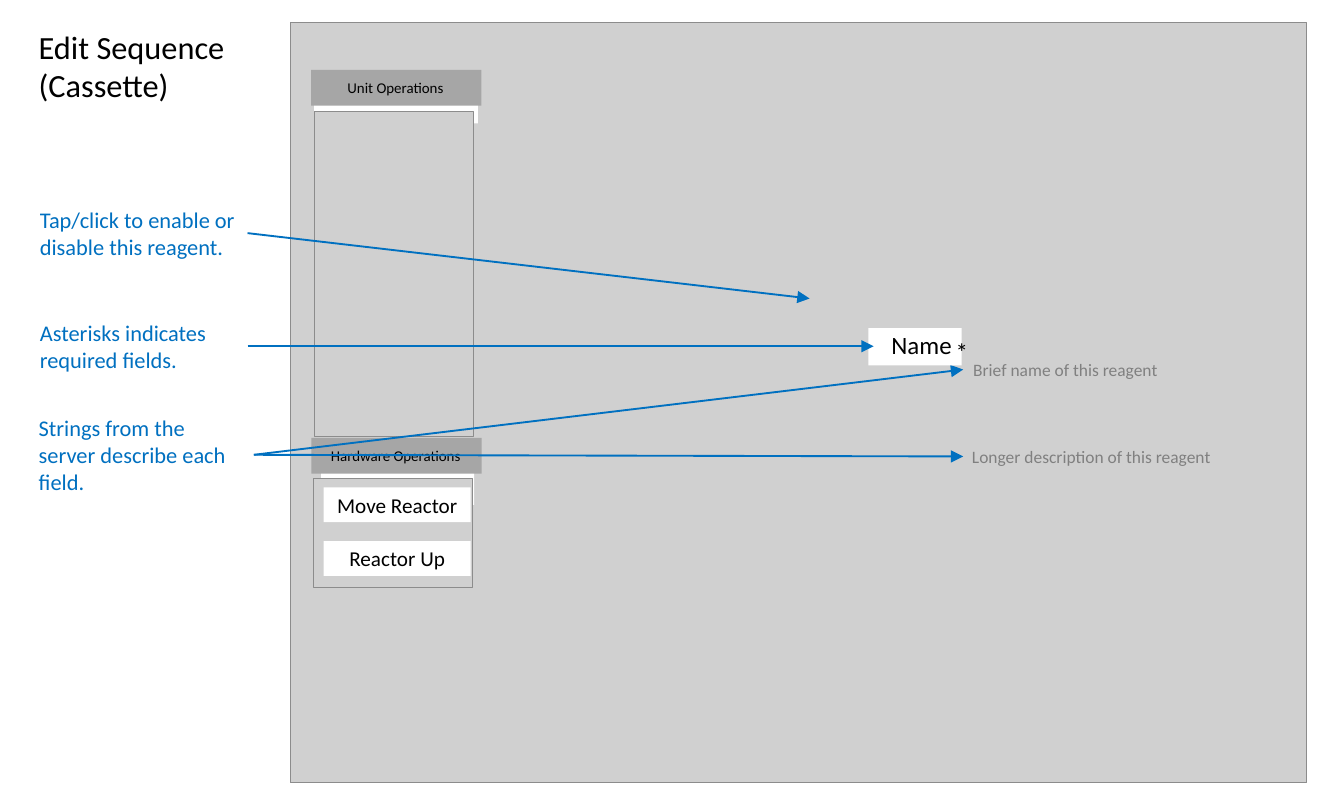
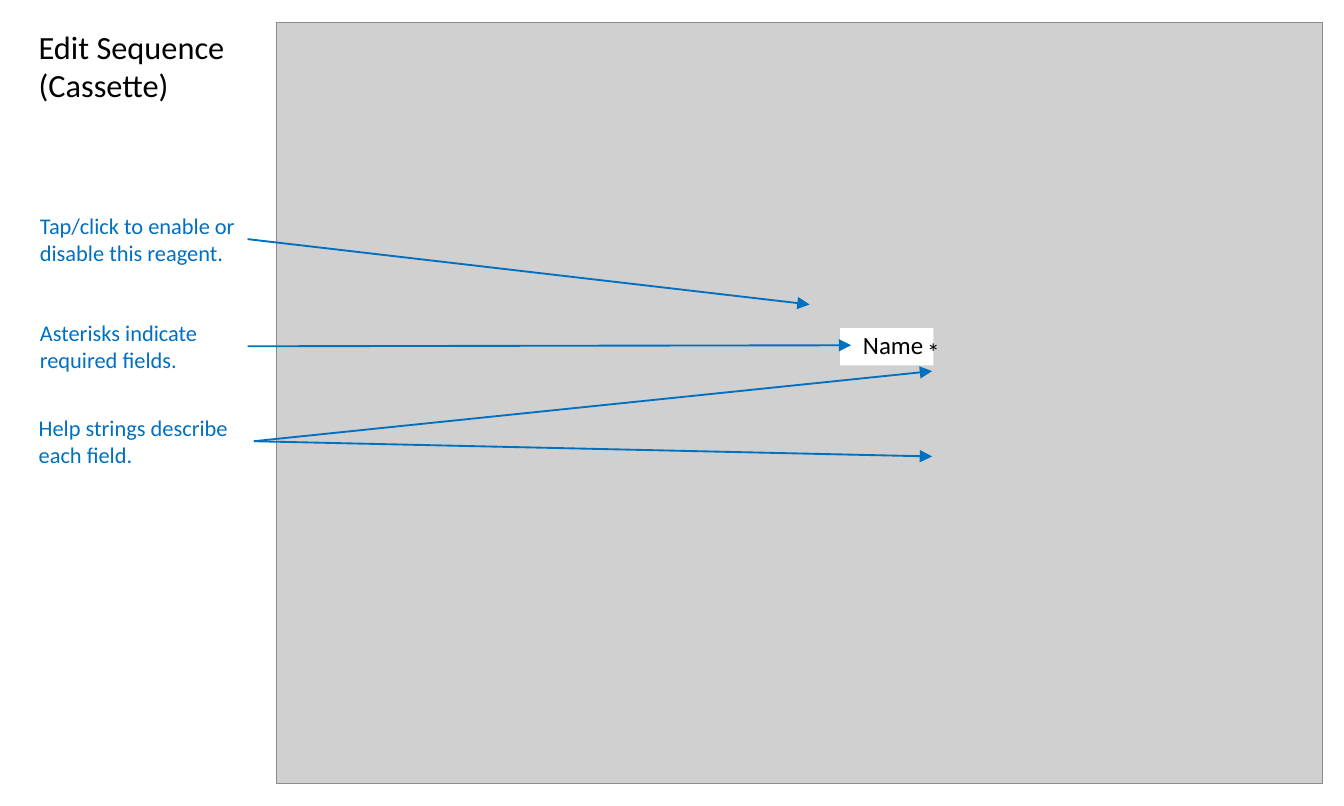
Before and after one commit to michaelvandam/elixys, a slide deck: slide 13 of doc/ElixysUserInterfaceWireframes3.pptx (slide 14 before the commit). Drawn at 1344x806 pixels with LibreOffice and Linux fonts; fonts in the diff are those of the drawing; grey boxes stand for pictures. Boxes give left, top, right and bottom in pixels: in the first picture for what was removed or moved away, otherwise in the second. Text is boxed around its words. In the diff, an @@ line names an element or a change of style, - is before the commit and + after.

```diff
--- a/doc/ElixysUserInterfaceWireframes3.pptx
+++ b/doc/ElixysUserInterfaceWireframes3.pptx
@@ picture: place and size @@
-picture at <box>290,22,1306,783</box>
+picture at <box>276,22,1322,784</box>
@@ text "Tap/click to enable or disable ...": place and size @@
-text "Tap/click to enable or disable ..." at <box>40,212,235,259</box>
+text "Tap/click to enable or disable ..." at <box>40,218,235,265</box>
@@ arrow moved from (247, 233) - (810, 298) to (247, 239) - (810, 305) @@
@@ text at <box>40,325,197,372</box>: text changed @@
-Asterisks indicates required fields.
+Asterisks indicate required fields.
@@ arrow moved from (247, 347) - (874, 347) to (247, 347) - (851, 346) @@
@@ 2 texts, 1 rectangle: place and size @@
-2 texts, 1 rectangle at <box>868,328,977,372</box>
+2 texts, 1 rectangle at <box>840,328,948,372</box>
@@ arrow moved from (254, 455) - (963, 370) to (254, 442) - (932, 371) @@
@@ text removed at <box>973,364,1157,379</box> @@
-Brief name of this reagent
@@ text at <box>39,420,228,463</box>: text changed @@
-Strings from the server describe each field.
+Help strings describe each field.
@@ arrow moved from (254, 455) - (963, 457) to (254, 442) - (932, 457) @@
@@ text removed at <box>972,451,1210,466</box> @@
-Longer description of this reagent
@@ group removed at <box>311,70,482,588</box>: 6 rectangles, 2 pictures, 2 texts @@
-Unit Operations
-Hardware Operations
-Move Reactor
-Reactor Up
```
Also in this commit, not shown: 15 other slides changed, 6 slides added, 8 slides removed.
